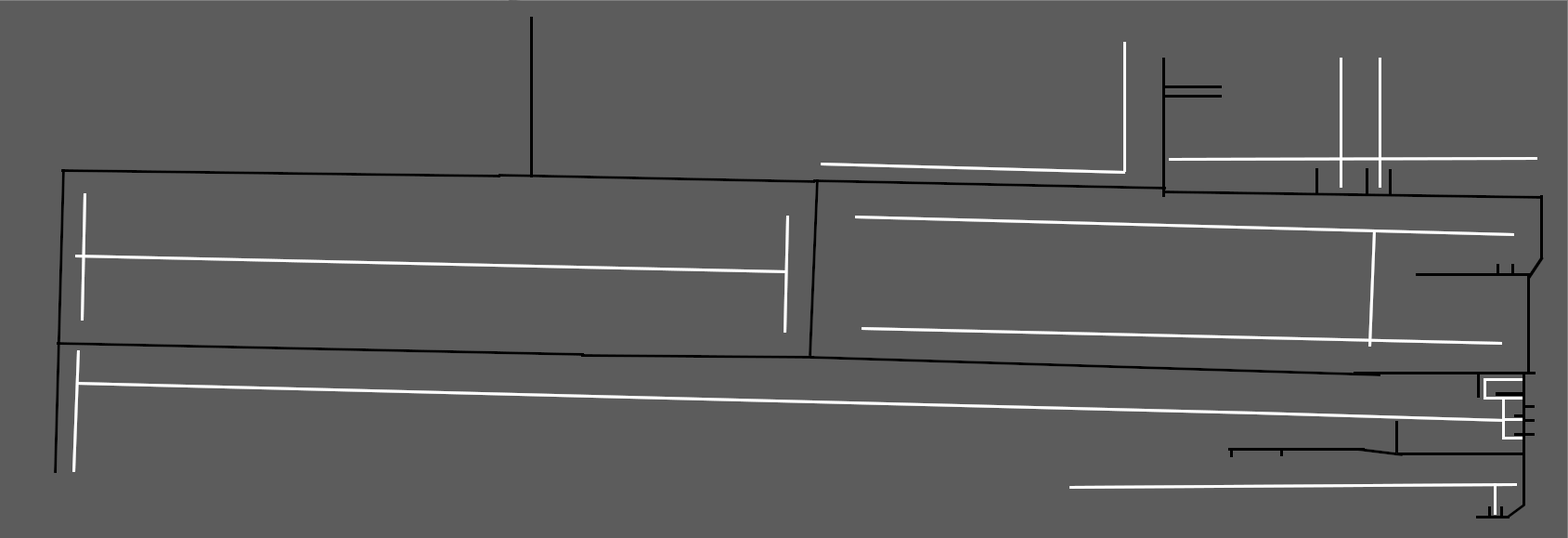
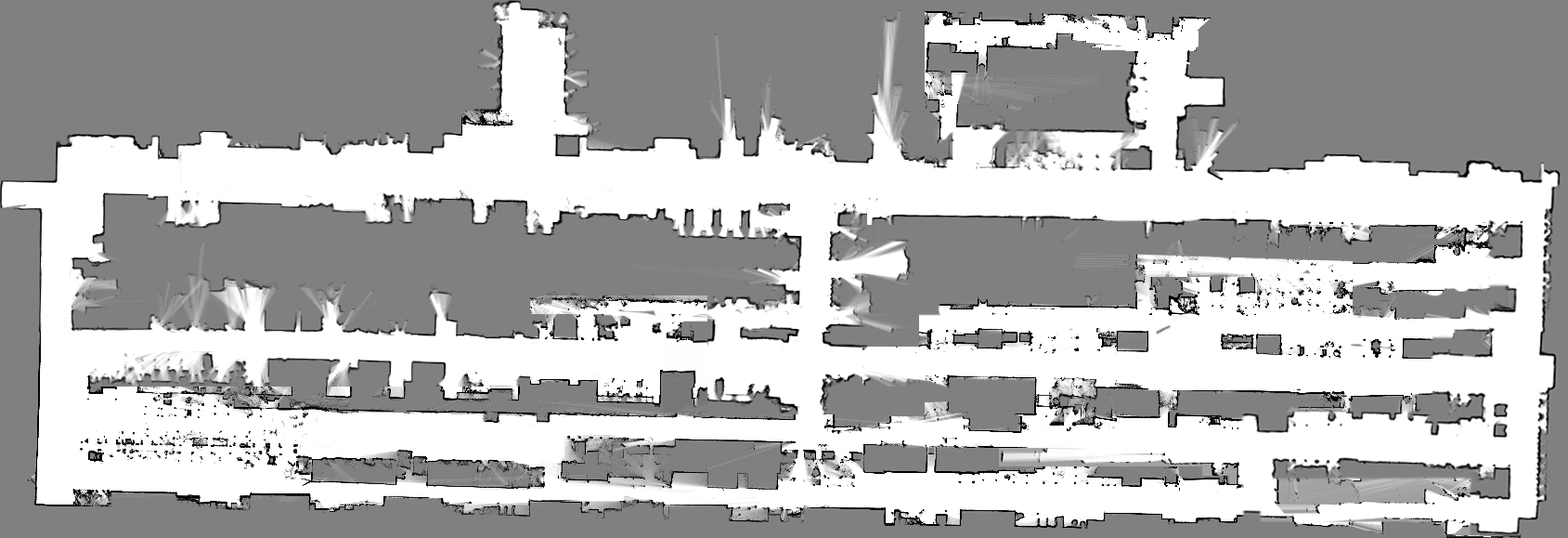
Before/after of a 1568x538 layered artwork. What changed in the layer stack:
hid group "path" (64 layers) over [0, 0, 1568, 538]
painted on "形状 5" over [1531, 260, 1543, 275]
added layer "图层 5" above "图层 4" over [1031, 137, 1568, 538]
